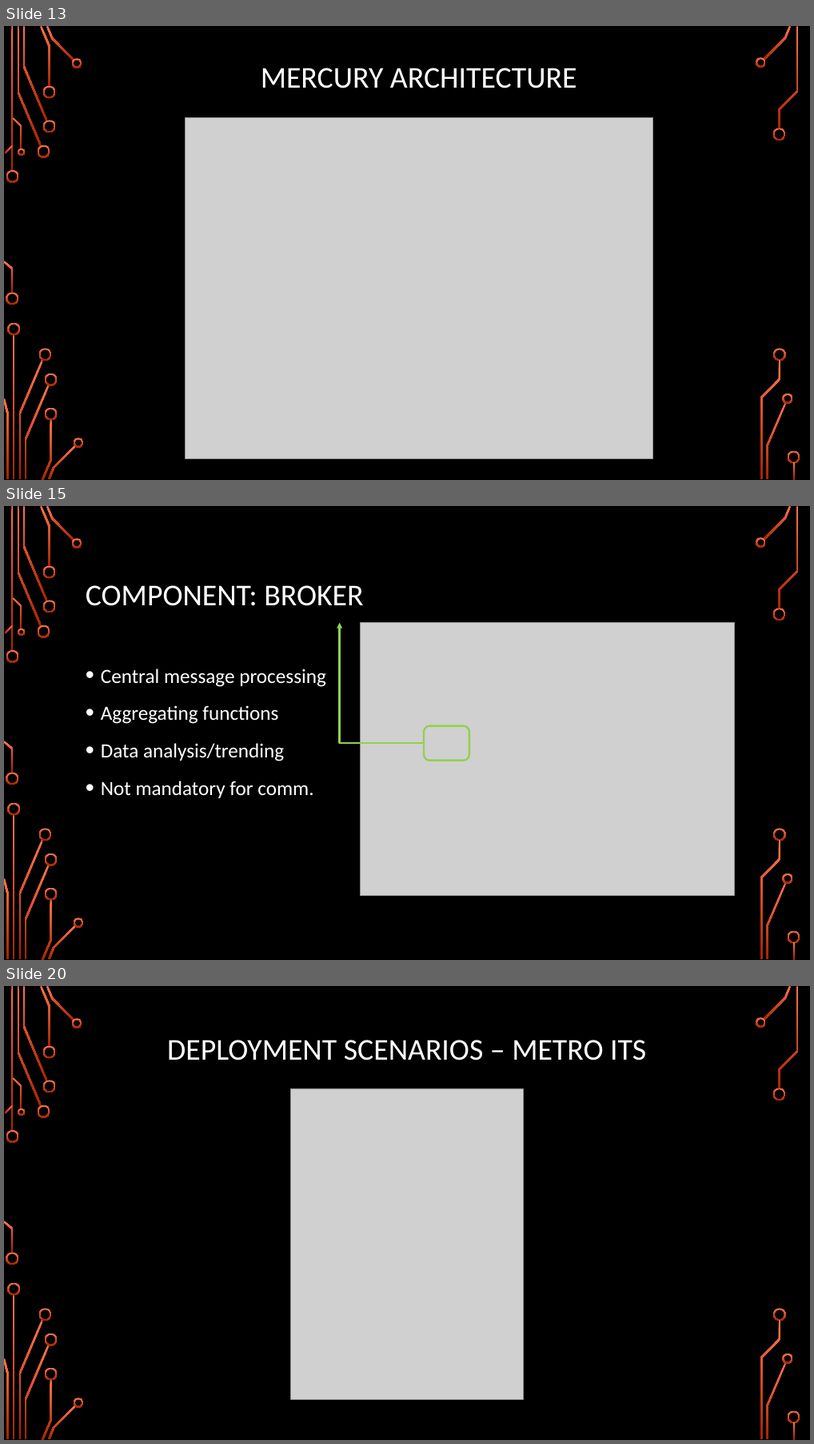
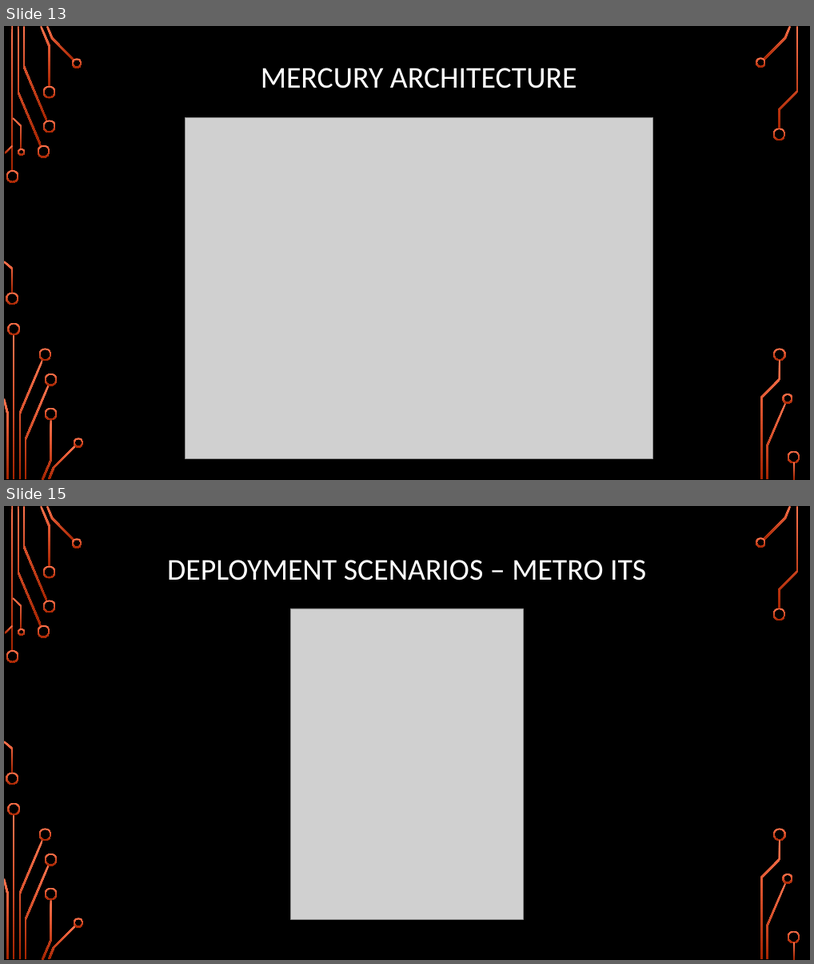
Before and after one commit to TejaKommineni/Mercury, a slide deck: presentation/Mercury-Part1.pptx. Shown one above the other, each under a label of ours: slides 13, 15 and 20 before the commit, slides 13 and 15 after it; the slides between them are not shown. The pictures are 814x1444 and 814x964 pixels, drawn with LibreOffice and Linux fonts; fonts in the diff are those of the drawing; grey boxes stand for pictures; background and template pictures are left out. Boxes give left, top, right and bottom in pixels: in the first picture for what was removed or moved away, otherwise in the second. Text is boxed around its words. In the diff, an @@ line names an element or a change of style, - is before the commit and + after.

```diff
--- a/presentation/Mercury-Part1.pptx
+++ b/presentation/Mercury-Part1.pptx
@@ slide 15 removed at (4, 506, 810, 960), background picture (left out); not listed: 36 template elements that a slide beside it also shows @@
@@ title removed at (86, 585, 363, 606) @@
-COMPONENT: BROKER
@@ elbow arrow removed from (424, 743) to (340, 623) @@
@@ picture removed at (360, 623, 734, 896) @@
@@ text removed at (101, 668, 326, 798) @@
-• Central message processing
-• Aggregating functions
-• Data analysis/trending
-• Not mandatory for comm.
@@ rounded rectangle removed at (424, 725, 470, 760) @@
@@ what was slide 20 is now slide 15 @@
```
Also in this commit, not shown: 1 slide changed, 4 other slides removed.
